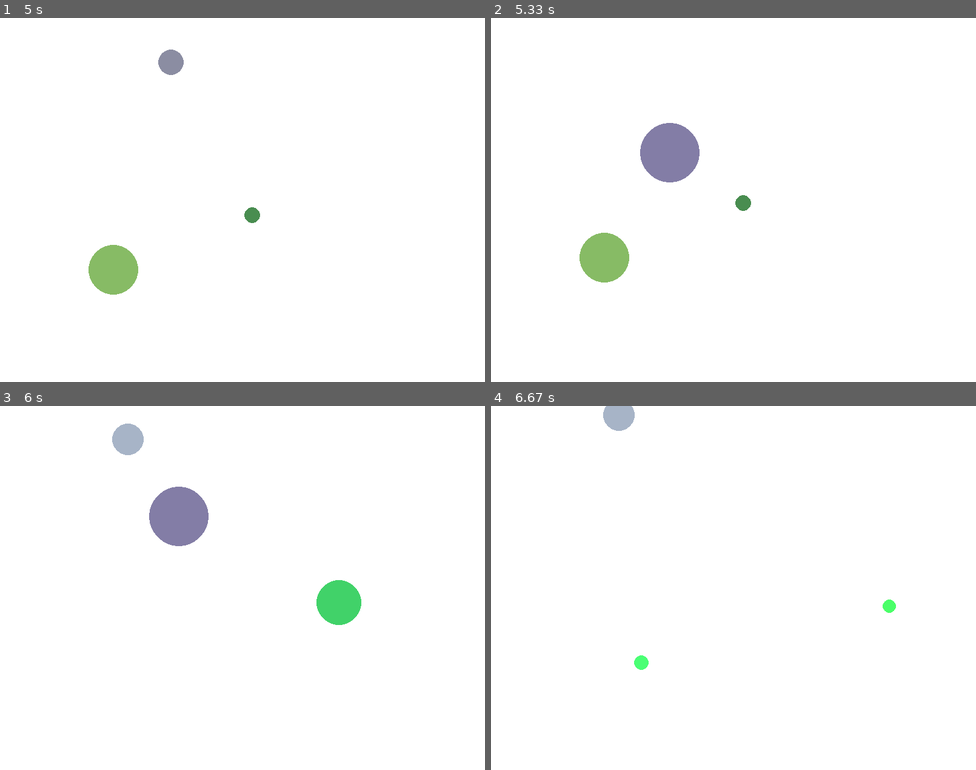
Above: before the commit, frames 1-4 (two rows, left to right).
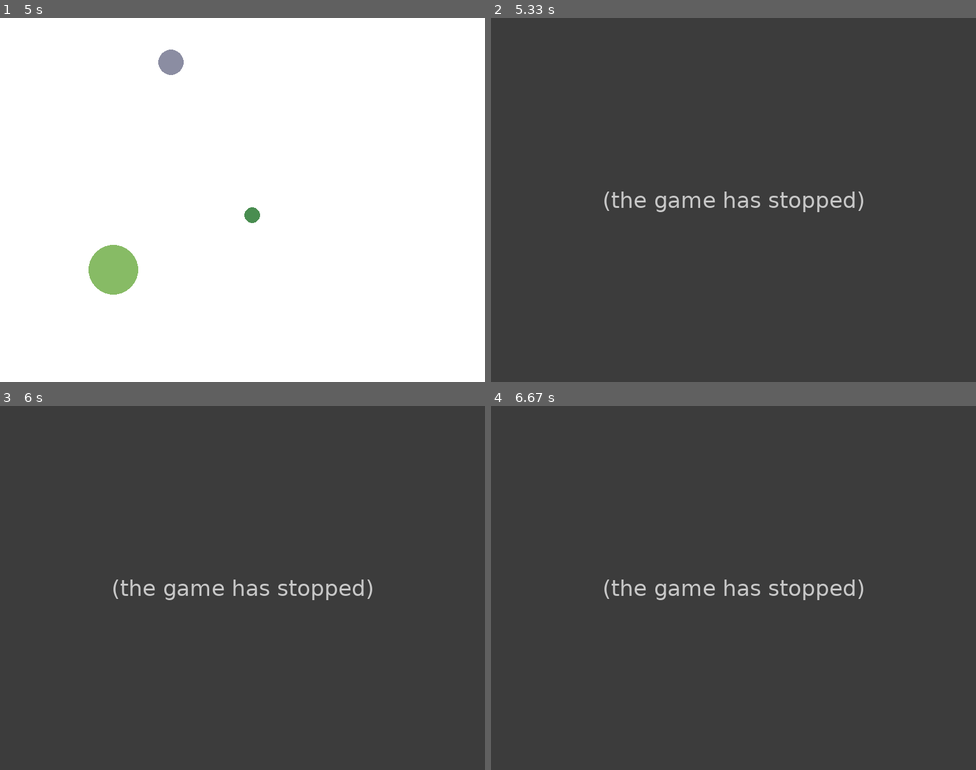
Above: after the commit, the same moments.

Repository: rudrodip/CV-Game
Game: pygame game, started from game/main.py
Same seed, same stepped clock (60 frames per second), same inputs: the game is played once before the commit and once after it.
Inputs (mouse positions are in pixels of both pictures, inside the frame that each line leads up to):
- Up to frame 1 (5 s): click (305, 47) at 0.38 s; click (378, 345) at 0.72 s; click (29, 83) at 1.05 s; click (184, 174) at 1.38 s; click (194, 101) at 1.72 s; click (358, 229) at 2.05 s; click (426, 32) at 2.38 s; click (223, 236) at 2.72 s; click (402, 312) at 3.05 s; click (77, 287) at 3.38 s; click (261, 258) at 3.72 s; click (203, 272) at 4.05 s; click (407, 312) at 4.38 s; click (470, 250) at 4.72 s
- Up to frame 2 (5.33 s): click (660, 61) at 5.05 s
- Up to frame 3 (6 s): click (111, 646) at 5.38 s; click (252, 577) at 5.72 s
- Up to frame 4 (6.67 s): click (670, 515) at 6.05 s; click (830, 588) at 6.38 s

Frame 1 is identical in both runs. In frame 2, 100% of the frame differs, in the area x 0-100%, y 0-100%; in frame 3, 100%; in frame 4, 100%.
After the commit the program exited at 5.05 s; later frames show no game.

Commit message:
added pygame calibration

Diff:
--- /dev/null
+++ b/game/calibration.py
@@ -0,0 +1,97 @@
+import random
+import pygame
+
+class Game:
+    def __init__(self, width, height):
+        # initializing pygame
+        pygame.init()
+
+        # default parameters
+        self.width = width
+        self.height = height
+
+        # monitor size
+        self.monitor_size = (pygame.display.Info().current_w, pygame.display.Info().current_h)
+
+        # initializing display
+        self.screen = pygame.display.set_mode((self.width, self.height), pygame.RESIZABLE)
+
+        # window title
+        pygame.display.set_caption('WooooooooooW game')
+
+        # running loop
+        self.running = True
+
+        # fps clock set
+        self.clock = pygame.time.Clock()
+
+        # fullscreen bool
+        self.fullscreen = False
+
+    def draw_aruco_markers(self):
+        markers = []
+        for i in range(4):
+            img = pygame.image.load(f"./ArucoMarkers/marker_{i}.png")
+            markers.append(img)
+
+        # known that image marker size is 200x200
+        imageSize = 200
+        padding = 20
+
+        scrWidth, srcHeight = self.screen.get_width(), self.screen.get_height()
+
+        points = [
+            (padding, padding),
+            (scrWidth - imageSize - padding, padding),
+            (scrWidth - imageSize - padding, srcHeight - imageSize - padding),
+            (padding, srcHeight - imageSize - padding)
+        ]
+
+        for marker, point in zip(markers, points):
+            self.screen.blit(marker, point)
+
+    def run(self):
+        while self.running:
+
+            # setting fps to 60
+            self.clock.tick(60)
+
+
+            # handing events
+            for event in pygame.event.get():
+
+                # quit event handler
+                if event.type == pygame.QUIT:
+                    self.running = False
+
+                # keyboard event handler
+                if event.type == pygame.KEYDOWN:
+
+                    # resize handler
+                    if event.type == pygame.VIDEORESIZE:
+                        if not self.fullscreen:
+                            self.screen = pygame.display.set_mode((event.w, event.h), pygame.RESIZABLE)
+
+                    # fullscreen handler
+                    if event.key == pygame.K_F11:
+                        self.fullscreen = not self.fullscreen
+                        if self.fullscreen:
+                            self.screen = pygame.display.set_mode(self.monitor_size, pygame.FULLSCREEN)
+                        else:
+                            self.screen = pygame.display.set_mode((self.width, self.height), pygame.RESIZABLE)
+                            self.screen = pygame.display.set_mode((self.width, self.height), pygame.RESIZABLE)
+
+                    # esc handler
+                    if event.key == pygame.K_ESCAPE:
+                        self.running = False
+
+            # Update the screen
+            self.screen.fill((255, 255, 255))
+
+            self.draw_aruco_markers()
+
+
+            pygame.display.flip()
+
+game = Game(800, 600)
+game.run()
--- a/main.py
+++ b/game/main.py
@@ -7,6 +7,7 @@
         self.screen = pygame.display.set_mode((800, 600))
         self.running = True
         self.balls = []
+        self.count = 0
         self.clock = pygame.time.Clock()
 
     def run(self):
@@ -25,12 +26,17 @@
             if len(self.balls) < 5:
                 ball = Ball()
                 self.balls.append(ball)
+                self.count += 1
 
             # Update the screen
             self.screen.fill((255, 255, 255))
             for ball in self.balls:
                 ball.update()
                 ball.draw(self.screen)
+
+            if self.count >= 20:
+                self.running = False
+
             pygame.display.flip()
 
 class Ball:
--- a/scripts/createArucoMarker.py
+++ b/scripts/createArucoMarker.py
@@ -13,7 +13,7 @@
 
 for i in range(4):
     generateArucoMarker(
-        f"./static/ArucoMarkers/marker_{i}.png",
+        f"marker_{i}.png",
         marker_size=4,
         possibilities=50,
         image_size=200,
Binary file added: ArucoMarkers/marker_0.png
Binary file added: ArucoMarkers/marker_1.png
Binary file added: ArucoMarkers/marker_2.png
Binary file added: ArucoMarkers/marker_3.png
